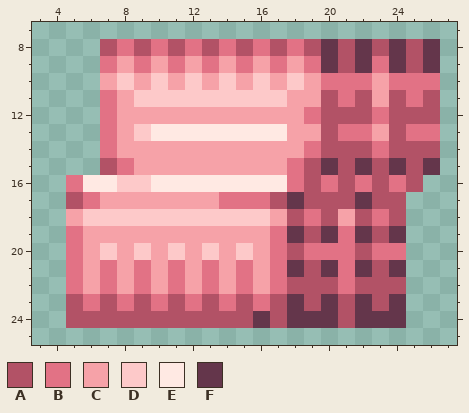
Pixel-art sprite: Resources/Textures/Objects/Materials/Sheets/other.rsi/plasma_3.png. This is how it looked before the edit.
The file is 32x32 pixels. Shown: x 3..27, y 7..25.
Palette (. is transparent): A #b25266  B #e27285  C #f6a2a8  D #fdc9c9  E #ffe9e3  F #64364b
And afterwards:
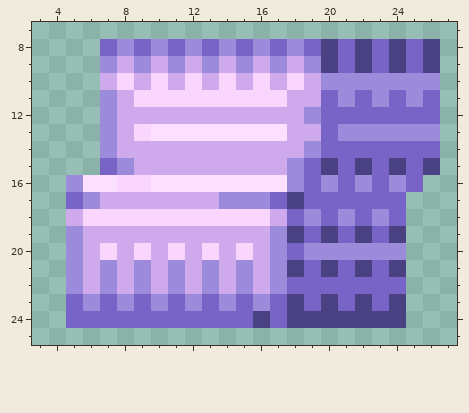
Diff:
{"colour":"A","old":"#b25266","new":"#7864c6"}
{"colour":"B","old":"#e27285","new":"#9c8bdb"}
{"colour":"C","old":"#f6a2a8","new":"#ceaaed"}
{"colour":"D","old":"#fdc9c9","new":"#fad6ff"}
{"colour":"E","old":"#ffe9e3","new":"#fbe0ff"}
{"colour":"F","old":"#64364b","new":"#494182"}
{"y":9,"x":23,"old":"B","new":"A"}
{"y":10,"x":23,"old":"C","new":"B"}
{"y":11,"x":23,"old":"C","new":"B"}
{"y":12,"x":23,"old":"B","new":"A"}
{"y":13,"x":23,"old":"CA","new":"BB"}
{"y":14,"x":23,"old":"B","new":"A"}
{"y":17,"x":22,"old":"F","new":"A"}
{"y":18,"x":21,"old":"C","new":"B"}
{"y":19,"x":21,"old":"B","new":"A"}
{"y":20,"x":22,"old":"A","new":"B"}
{"y":21,"x":21,"old":"B","new":"A"}
{"y":22,"x":21,"old":"B","new":"A"}
{"y":24,"x":21,"old":"A","new":"F"}
